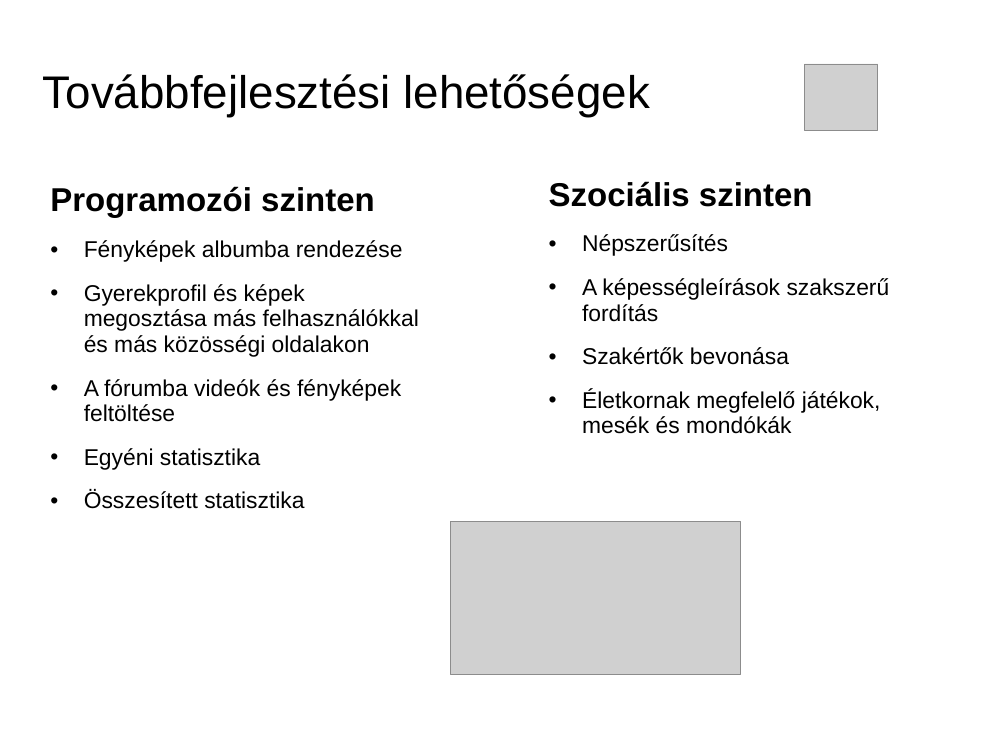
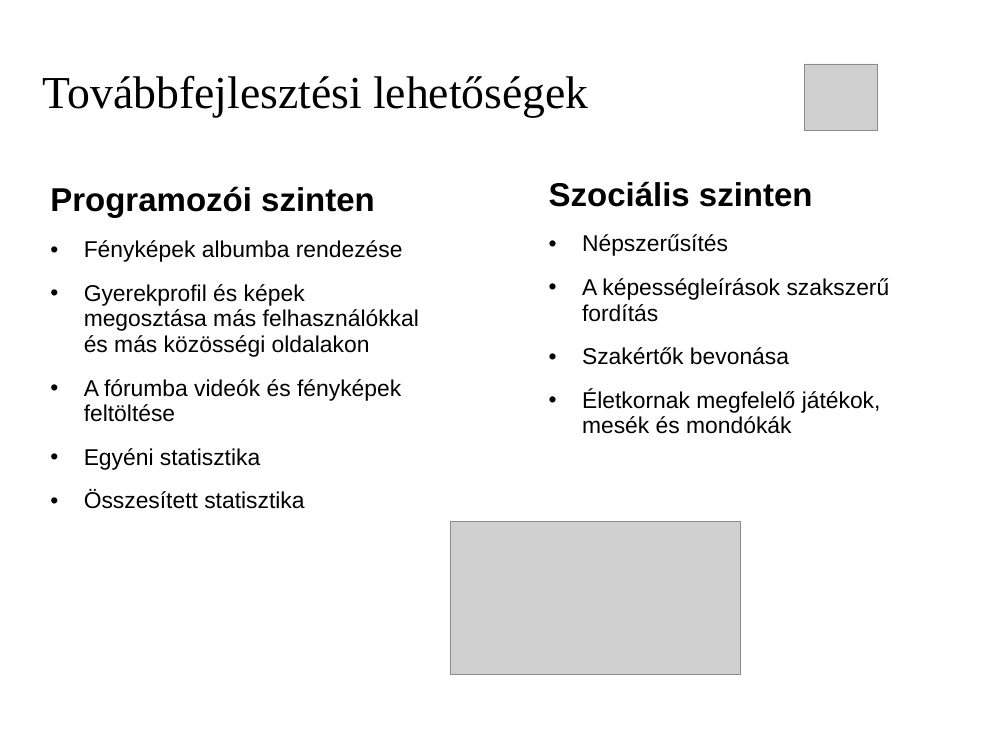
Before and after one commit to necrology27/babybook, a slide deck: slide 9 of prezentation/1. LeadingSoft_projekt.ppt (slide 8 before the commit). Drawn at 1008x756 pixels with LibreOffice and Linux fonts; fonts in the diff are those of the drawing; grey boxes stand for pictures; background and template pictures are left out. Boxes give left, top, right and bottom in pixels: in the first picture for what was removed or moved away, otherwise in the second. Text is boxed around its words. In the diff, an @@ line names an element or a change of style, - is before the commit and + after.

Commit message:
fds

```diff
--- a/prezentation/1. LeadingSoft_projekt.ppt
+++ b/prezentation/1. LeadingSoft_projekt.ppt
@@ text "Továbbfejlesztési lehetőségek" at (x1=43, y1=76, x2=589, y2=118): font Arial to Times New Roman @@
```
Also in this commit, not shown: 1 slide added.
